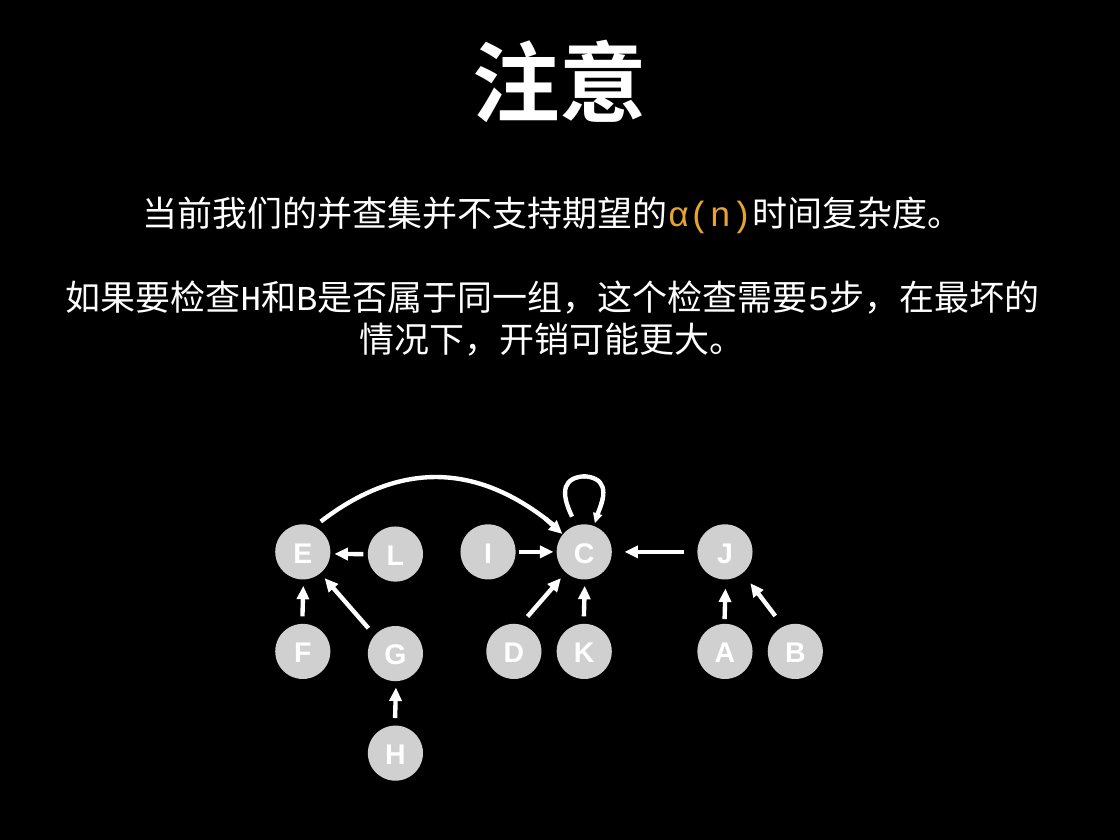
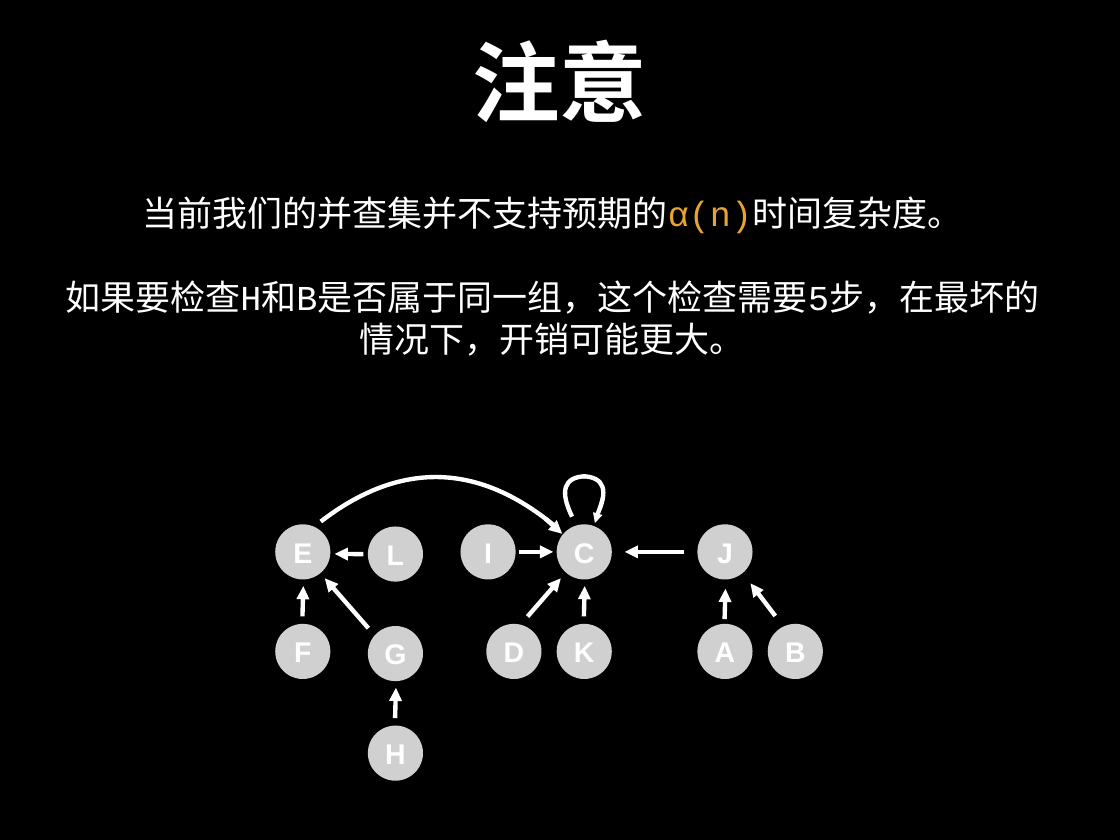
Before and after one commit to spring2go/Algorithms, a slide deck: slide 91 of slides/datastructures/unionfind/UnionFind.pptx. Drawn at 1120x840 pixels with LibreOffice and Linux fonts; fonts in the diff are those of the drawing; grey boxes stand for pictures. Boxes give left, top, right and bottom in pixels: in the first picture for what was removed or moved away, otherwise in the second. Text is boxed around its words. In the diff, an @@ line names an element or a change of style, - is before the commit and + after.

```diff
--- a/slides/datastructures/unionfind/UnionFind.pptx
+++ b/slides/datastructures/unionfind/UnionFind.pptx
@@ text at [142, 196, 962, 234]: text changed @@
-当前我们的并查集并不支持期望的α(n)时间复杂度。
+当前我们的并查集并不支持预期的α(n)时间复杂度。
```
Also in this commit, not shown: 1 other slide changed, 1 other file.
